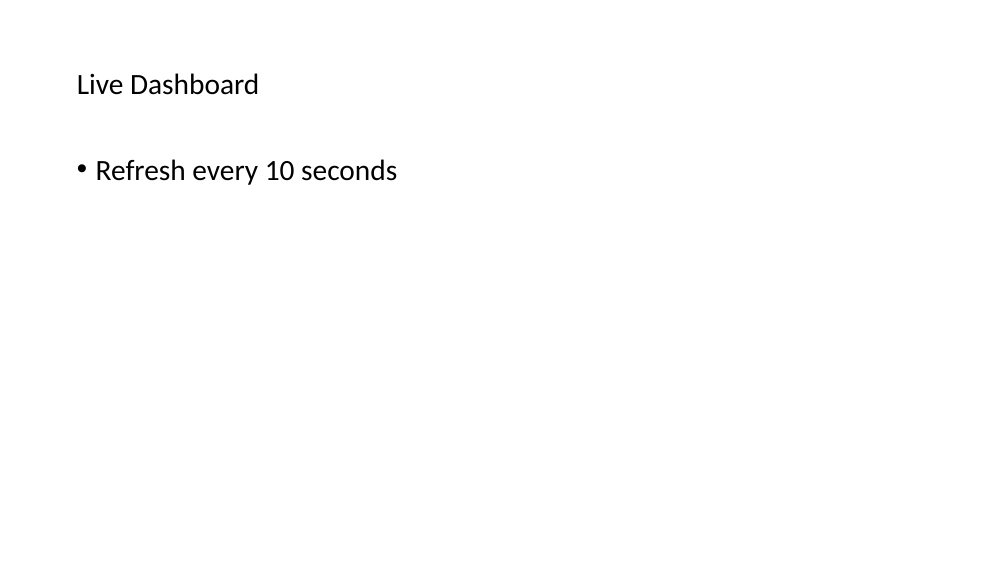
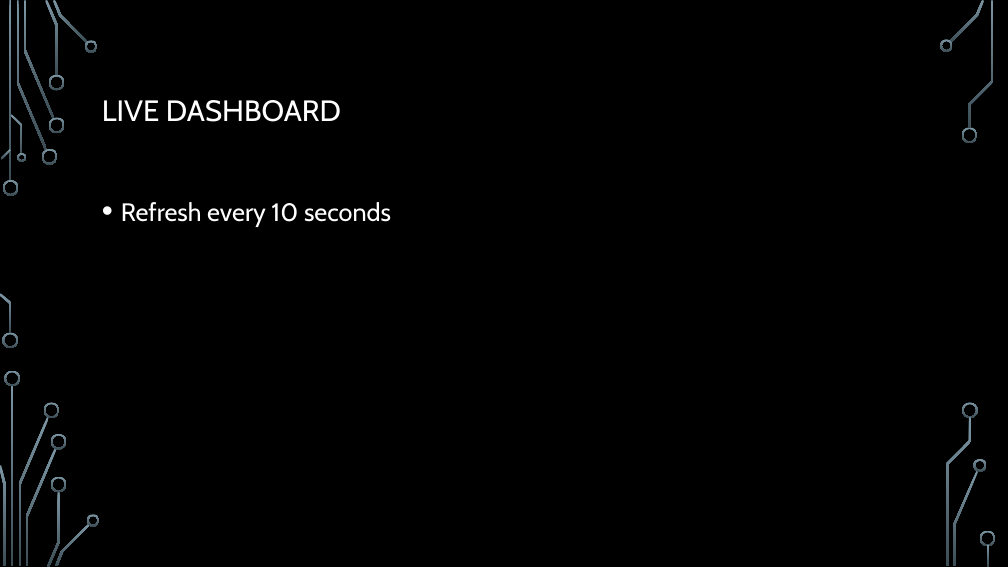
Before and after one commit to prasnitt/treasure-hunt-csharp, a slide deck: slide 11 of Design.pptx (slide 4 before the commit). Drawn at 1008x567 pixels with LibreOffice and Linux fonts; fonts in the diff are those of the drawing; background and template pictures are left out. Boxes give left, top, right and bottom in pixels: in the first picture for what was removed or moved away, otherwise in the second. Text is boxed around its words. In the diff, an @@ line names an element or a change of style, - is before the commit and + after.

```diff
--- a/Design.pptx
+++ b/Design.pptx
@@ background #FFFFFF to picture (left out) @@
@@ title at box(102, 100, 341, 122): text changed; font Calibri to Cabin; text colour #000000 to #FFFFFF @@
-Live Dashboard
+LIVE DASHBOARD
@@ text "Refresh every 10 seconds": place and size @@
-text "Refresh every 10 seconds" at box(96, 159, 397, 185)
+text "Refresh every 10 seconds" at box(121, 202, 391, 227)
@@ text "Refresh every 10 seconds" at box(121, 202, 391, 227): size 28 to 24 pt, font Calibri to Cabin, text colour #000000 to #FFFFFF; line spacing 0.9 to 1.2 @@
@@ group added at box(0, 0, 996, 567): 33 freeform shapes, 3 rectangles @@
```
Also in this commit, not shown: 6 other slides changed, 8 slides added, 1 slide removed.
